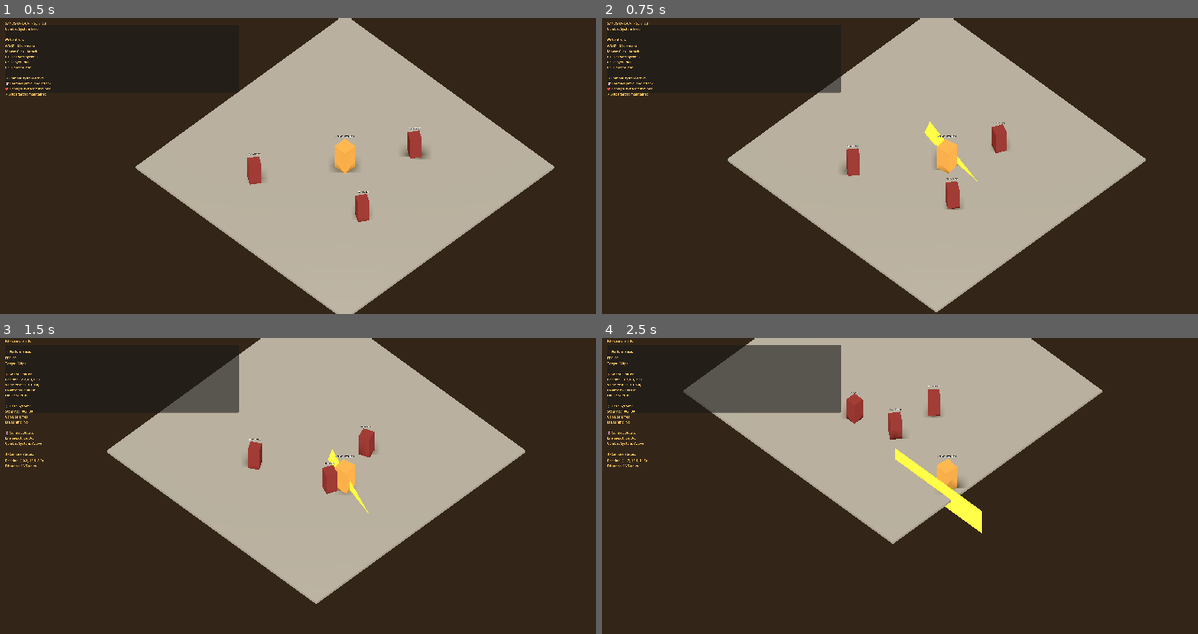
Above: before the commit, frames 1-4 (two rows, left to right).
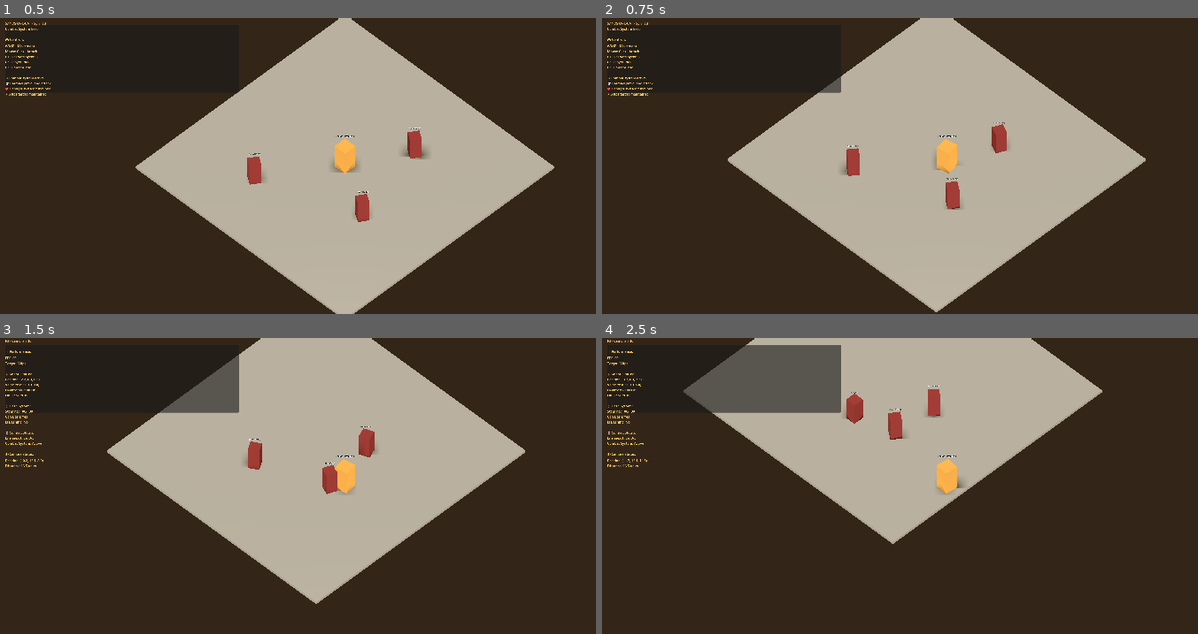
Above: after the commit, the same moments.

Repository: Noquela/sands-of-duat
Game: Godot game, scene res://scenes/GameScene.tscn
The game is run twice, just before and just after one commit, with the same random seed, the same clock (stepped at 60 frames per second) and the same inputs.
Inputs (mouse positions are in pixels of both pictures, inside the frame that each line leads up to):
- Up to frame 1 (0.5 s): no input
- Up to frame 2 (0.75 s): tap Enter at 0.5 s; move the mouse to (1102, 151) at 0.52 s; hold D (move_right) from 0.53 s (still down); click (1102, 151) at 0.6 s
- Up to frame 3 (1.5 s): move the mouse to (202, 500) at 1.27 s; release D (move_right) at 1.28 s; hold S (move_down) from 1.28 s (still down); click (202, 500) at 1.35 s
- Up to frame 4 (2.5 s): move the mouse to (1019, 420) at 2.02 s; release S (move_down) at 2.03 s; hold D (move_right) from 2.03 s (still down); tap Space (dash) at 2.1 s; click (1019, 420) at 2.3 s

Frame 1 is identical in both runs. In frame 2, 0.2% of the frame differs, in the area x 54-64%, y 34-56%; in frame 3, 0.1%; in frame 4, 0.8%, in the area x 48-64%, y 32-66%.

Commit message:
⚔️ Nova Animação de Ataque: Linha do Personagem ao Range
🎯 Animação Reformulada:
- AttackSwipe agora começa no personagem e se estende na direção do mouse
- Método setup_attack_line() cria linha visual de 3.0 unidades
- CombatSystem usa posição do player como ponto inicial
- Range de ataque aumentado: 2.0 → 3.0 unidades

✨ Características:
- Animação dourada que expande e desaparece
- Orientação precisa baseada na direção do mouse
- Comprimento visual corresponde ao range de hit
- Player adicionado ao grupo 'player' para referência

🔧 Melhorias:
- Feedback visual mais claro do alcance do ataque
- Range maior facilita acertar inimigos
- Animação mais intuitiva e realística

Diff:
--- a/scripts/combat/CombatSystem.gd
+++ b/scripts/combat/CombatSystem.gd
@@ -11,7 +11,7 @@
 
 # Combat settings from roadmap
 const BASE_ATTACK_DAMAGE = 25
-const ATTACK_RANGE = 2.0
+const ATTACK_RANGE = 3.0
 const ATTACK_COOLDOWN = 0.5
 const CRIT_CHANCE = 0.15
 const CRIT_MULTIPLIER = 1.5
@@ -121,19 +121,23 @@
 
 	return final_damage
 
-func _create_attack_effect(position: Vector3, direction: Vector3):
-	# Create visual attack effect
+func _create_attack_effect(_attack_position: Vector3, direction: Vector3):
+	# Create visual attack effect that extends from player toward attack direction
 	var effect_scene = preload("res://scenes/effects/AttackSwipe.tscn")
 	if effect_scene:
 		var effect = effect_scene.instantiate()
 		get_tree().current_scene.add_child(effect)
-		effect.global_position = position
 
-		# Set direction properly for the swipe effect
-		if effect.has_method("set_direction"):
-			effect.set_direction(direction)
+		# Find player position to start the attack from
+		var player = get_tree().get_first_node_in_group("player")
+		if player:
+			var player_pos = player.global_position
 
-		print("✨ Attack effect created at: " + str(position))
+			# Setup attack effect from player toward direction with proper length
+			if effect.has_method("setup_attack_line"):
+				effect.setup_attack_line(player_pos, direction, ATTACK_RANGE)
+
+			print("✨ Attack effect: from " + str(player_pos) + " toward " + str(direction))
 
 func _create_hit_effect(target: Node3D):
 	# Create hit flash effect on enemy
--- a/scripts/core/Player3D.gd
+++ b/scripts/core/Player3D.gd
@@ -27,6 +27,9 @@
 func _ready():
 	print("⚔️ Khenti awakens in the Duat...")
 	print("🎮 Player Controller: Sprint 4 - Dash System Ready")
+
+	# Add to player group for combat system to find
+	add_to_group("player")
 
 	# Get system references
 	combat_system = get_node("/root/CombatSystem")
--- a/scripts/effects/AttackSwipe.gd
+++ b/scripts/effects/AttackSwipe.gd
@@ -1,6 +1,6 @@
 # AttackSwipe.gd
 # Attack Visual Effect for Sands of Duat
-# Sprint 3: Visual feedback for combat actions
+# Sprint 4: Linear attack effect from player to attack range
 
 extends Node3D
 
@@ -11,42 +11,53 @@
 	# Connect timer to auto-destroy
 	timer.timeout.connect(_on_timer_timeout)
 
-	# Animate the swipe effect
-	_animate_swipe()
+func setup_attack_line(start_pos: Vector3, direction: Vector3, attack_range: float):
+	# Position the attack effect to start at player and extend in direction
+	var end_pos = start_pos + direction * attack_range
+	var center_pos = (start_pos + end_pos) * 0.5
 
-func set_direction(direction: Vector3):
-	# Orient the swipe effect toward the attack direction
+	# Position at center of the line
+	global_position = center_pos
+
+	# Orient toward the direction
 	if direction.length() > 0.1:
-		# Calculate rotation to face the direction
 		var target_rotation = atan2(-direction.x, -direction.z)
 		rotation.y = target_rotation
 
-func _animate_swipe():
+	# Scale the mesh to match the attack range
+	if mesh_instance and mesh_instance.mesh:
+		var quad_mesh = mesh_instance.mesh as QuadMesh
+		if quad_mesh:
+			# Set length to attack range, keep width small for swipe effect
+			quad_mesh.size = Vector2(attack_range, 0.3)
+
+	# Start the animation
+	_animate_attack_line()
+
+func _animate_attack_line():
 	if not mesh_instance:
 		return
 
-	# Enhanced animation - more visible and dramatic
+	# Create glowing material
+	var material = StandardMaterial3D.new()
+	material.albedo_color = Color(1, 0.8, 0.2, 0.9)  # Golden color
+	material.emission_enabled = true
+	material.emission = Color(1, 0.6, 0.1, 1)  # Bright glow
+	material.flags_transparent = true
+	material.flags_unshaded = true
+	mesh_instance.set_surface_override_material(0, material)
+
+	# Animate the attack line
 	var tween = create_tween()
 	tween.set_parallel(true)
 
-	# Start small and grow bigger
-	scale = Vector3(0.2, 0.2, 0.2)
-	tween.tween_property(self, "scale", Vector3(2.5, 2.5, 2.5), 0.15)
+	# Start narrow and expand briefly
+	scale = Vector3(0.1, 1.0, 1.0)  # Very thin initially
+	tween.tween_property(self, "scale", Vector3(1.0, 1.2, 1.0), 0.1)  # Expand width
 
-	# Rotate for dynamic effect
-	var initial_rotation = rotation_degrees
-	tween.tween_property(self, "rotation_degrees", initial_rotation + Vector3(0, 0, 180), 0.15)
-
-	# Create fresh material glow effect every time
-	var material = StandardMaterial3D.new()
-	material.albedo_color = Color(1, 0.8, 0.2, 0.8)  # Golden color
-	material.emission_enabled = true
-	material.emission = Color(1, 0.6, 0.1, 1)  # Bright glow
-	mesh_instance.set_surface_override_material(0, material)
-
-	# Continue growing and fade out
-	tween.tween_property(self, "scale", Vector3(3.0, 3.0, 3.0), 0.2)
-	tween.tween_property(material, "albedo_color:a", 0.0, 0.15)
+	# Quick fade out
+	tween.tween_property(material, "albedo_color:a", 0.0, 0.25)
+	tween.tween_property(self, "scale", Vector3(1.2, 0.8, 1.0), 0.25)
 
 func _on_timer_timeout():
 	queue_free()
